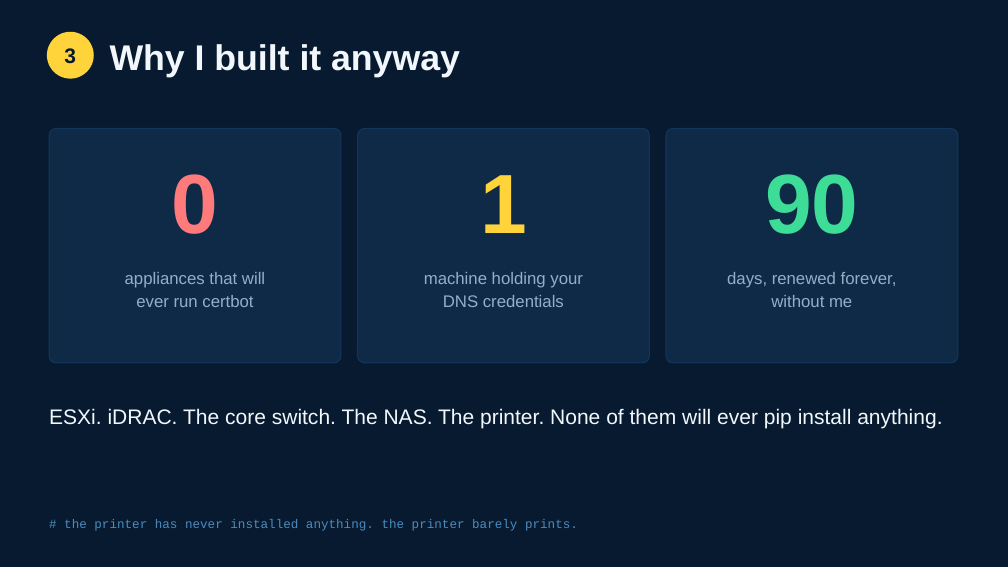
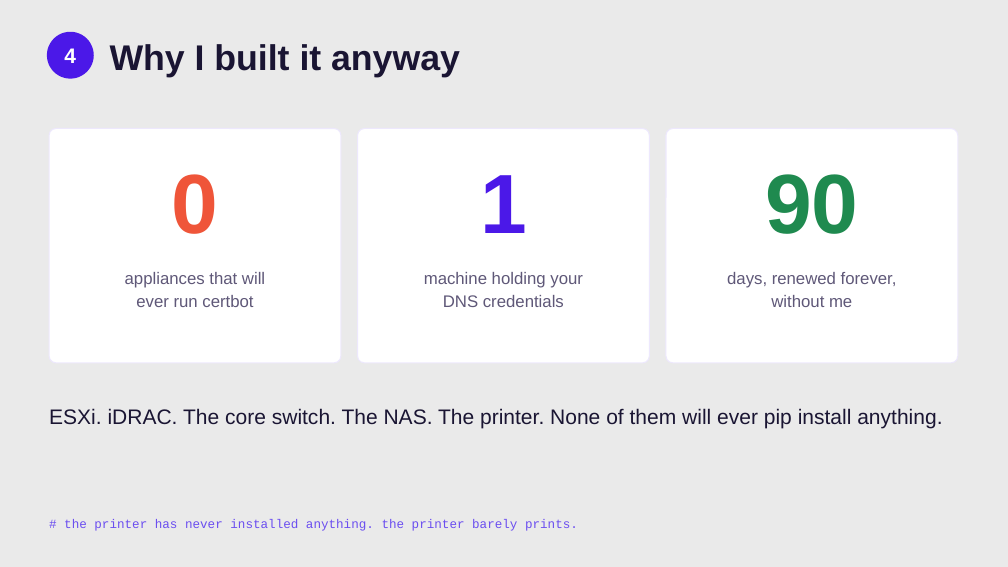
Before and after one commit to smallsam/acme-lan, a slide deck: slide 6 of talks/pycon-au-2026/acme-lan-pycon-au-2026.pptx (slide 5 before the commit). Drawn at 1008x567 pixels with LibreOffice and Linux fonts; fonts in the diff are those of the drawing. Boxes give left, top, right and bottom in pixels: in the first picture for what was removed or moved away, otherwise in the second. Text is boxed around its words. In the diff, an @@ line names an element or a change of style, - is before the commit and + after.

```diff
--- a/talks/pycon-au-2026/acme-lan-pycon-au-2026.pptx
+++ b/talks/pycon-au-2026/acme-lan-pycon-au-2026.pptx
@@ background #071A2F to #EAEAEA @@
@@ text "Why I built it anyway" at [110,44,460,78]: text colour #F2F7FC to #1A1533 @@
@@ ellipse at [47,32,94,79]: fill #FFD43B to #4B18E8 @@
@@ text at [64,48,76,63]: text changed; text colour #071A2F to #FFFFFF @@
-3
+4
@@ text "0" at [172,174,219,234]: text colour #FF7A7A to #EF5539 @@
@@ text "1" at [480,175,527,233]: text colour #FFD43B to #4B18E8 @@
@@ text "90" at [765,174,858,234]: text colour #3DDC97 to #1F8A4F @@
@@ fill #0E2A47 to #FFFFFF; outline #13375C 1 pt to #EDE8FD 1 pt in 3 elements at [49,129,341,363], [358,129,650,363], [666,129,958,363] @@
@@ text colour #93AEC9 to #5F5878 in 3 elements at [125,272,265,307], [424,272,583,307], [727,272,897,307] @@
@@ text "ESXi. iDRAC. The core switch. ..." at [49,408,942,428]: text colour #F2F7FC to #1A1533 @@
@@ text "# the printer has never ..." at [64,519,578,531]: text colour #4B8BBE to #6B4EF0 @@
```
Also in this commit, not shown: 17 other slides changed, 3 slides added, 2 slides removed, 4 other files.
